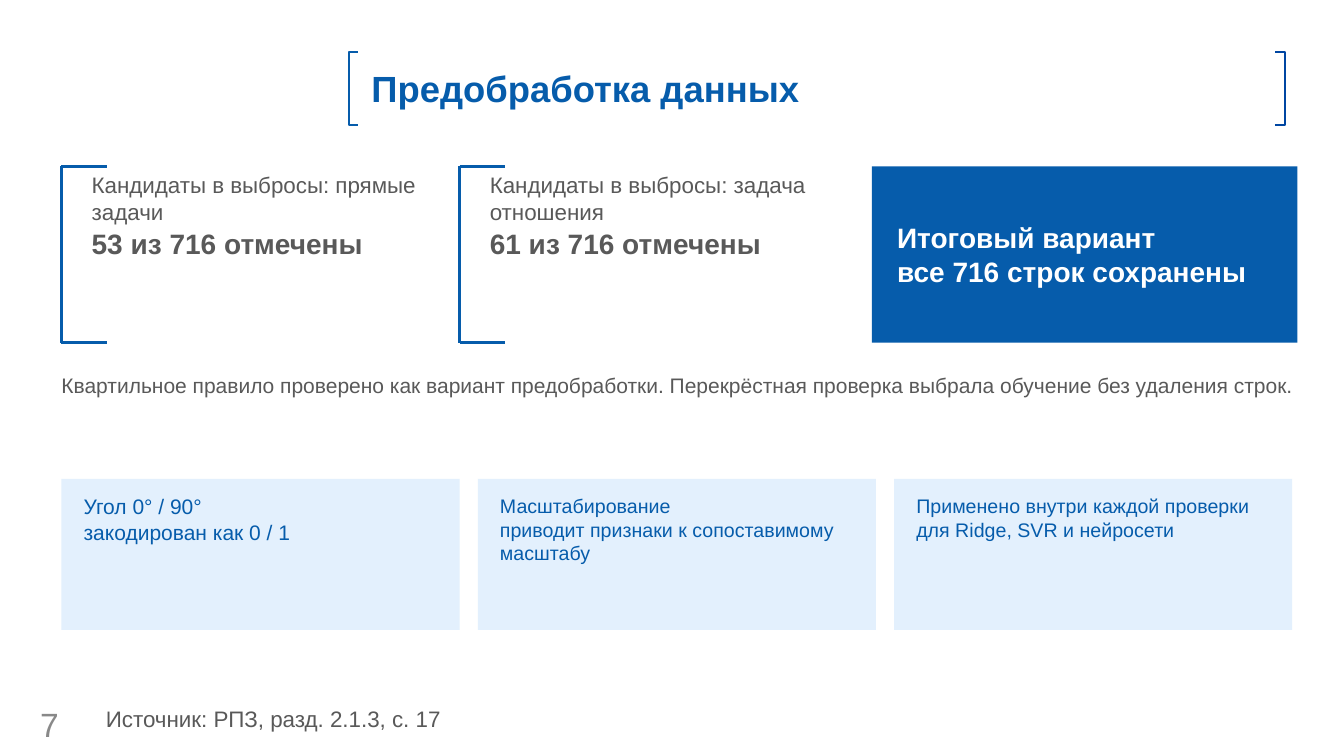
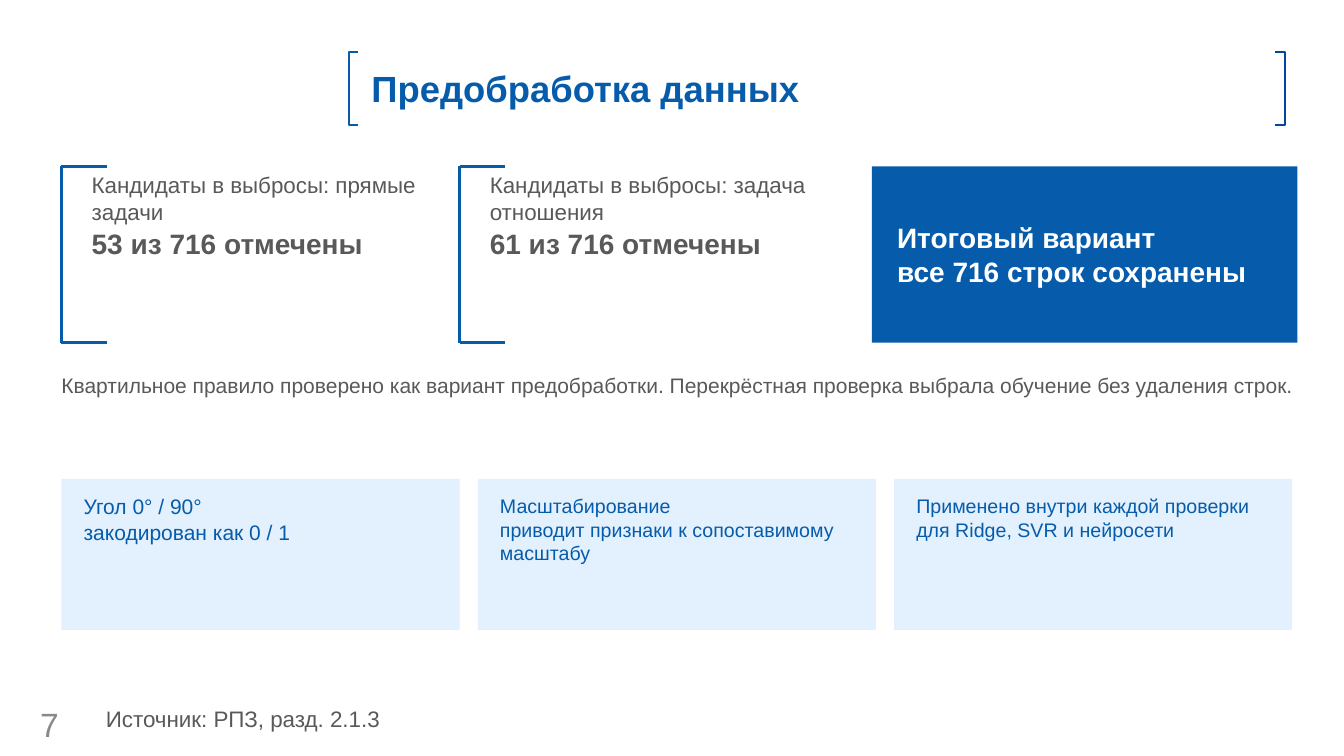
Before and after one commit to fpvcstep/composites-property-prediction, a slide deck: slide 7 of presentation/Презентация.pptx. Drawn at 1344x756 pixels with LibreOffice and Linux fonts; fonts in the diff are those of the drawing; background and template pictures are left out. Boxes give left, top, right and bottom in pixels: in the first picture for what was removed or moved away, otherwise in the second. Text is boxed around its words. In the diff, an @@ line names an element or a change of style, - is before the commit and + after.

```diff
--- a/presentation/Презентация.pptx
+++ b/presentation/Презентация.pptx
@@ text at <box>106,711,380,732</box>: text changed @@
-Источник: РПЗ, разд. 2.1.3, с. 17
+Источник: РПЗ, разд. 2.1.3
```
Also in this commit, not shown: 10 other slides changed, 5 other files.
